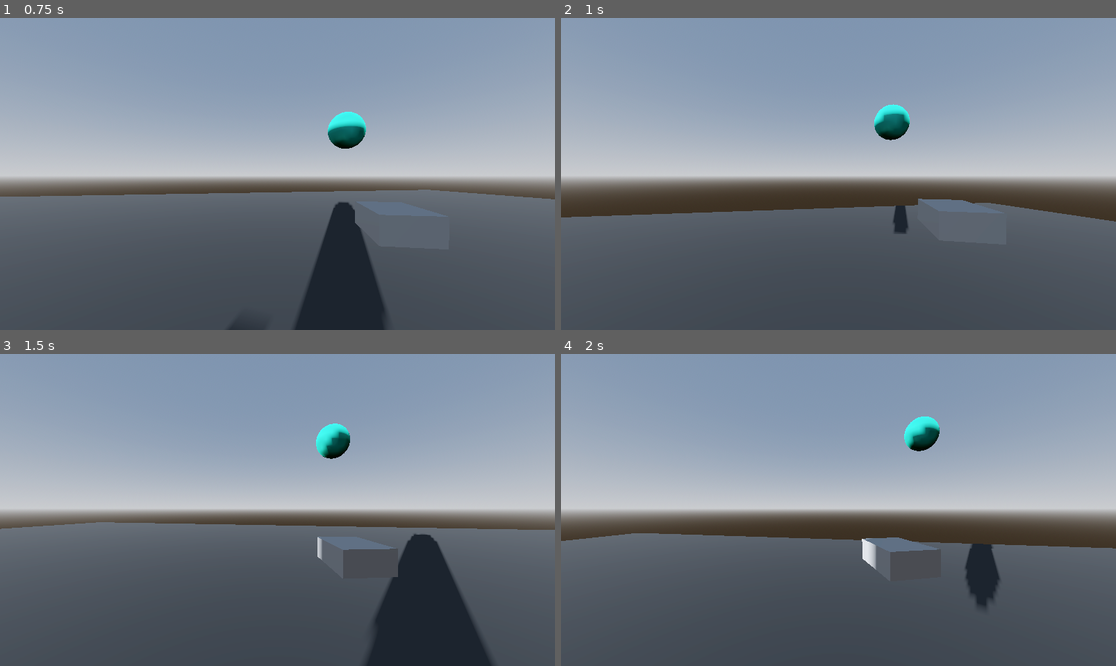
Above: before the commit, frames 1-4 (two rows, left to right).
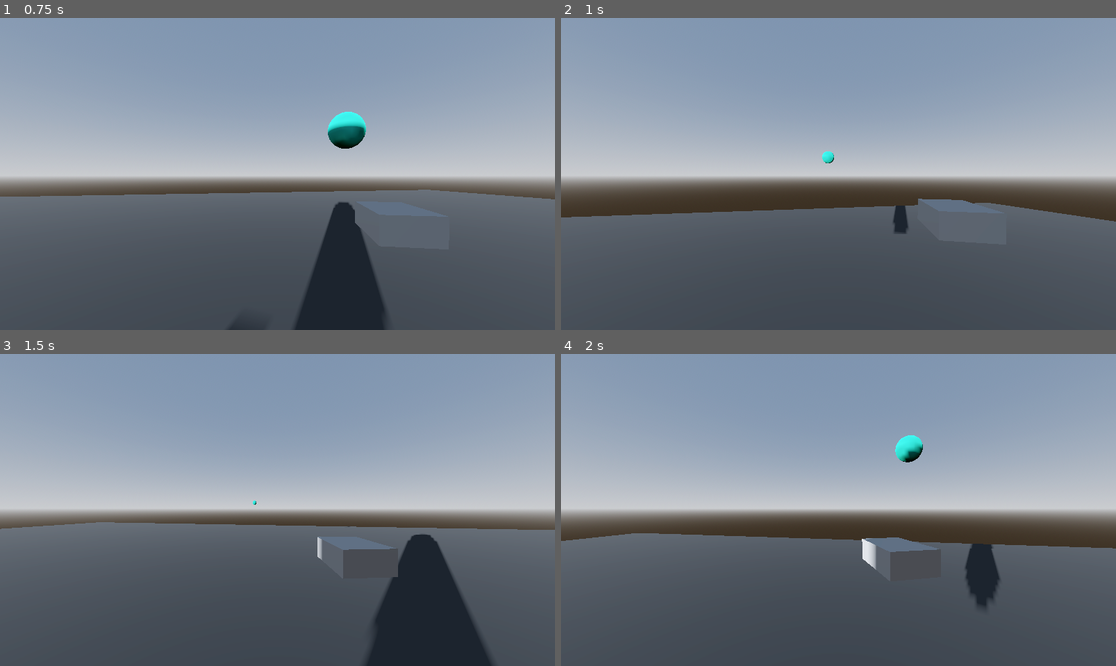
Above: after the commit, the same moments.

Repository: TRI-ADIC/valley-source-code
Game: Godot game, scene res://Scenes/world.tscn
Same seed, same stepped clock (60 frames per second), same inputs: the game is played once before the commit and once after it.
Inputs (mouse positions are in pixels of both pictures, inside the frame that each line leads up to):
- Up to frame 1 (0.75 s): move the mouse to (305, 174) at 0.52 s; hold W (forward) from 0.53 s (still down); right-click (305, 174) at 0.6 s
- Up to frame 2 (1 s): keep holding W (forward); tap Space (jump) at 0.77 s; click (866, 174) at 0.8 s
- Up to frame 3 (1.5 s): keep holding W (forward); move the mouse to (249, 510) at 1.27 s; click (249, 510) at 1.35 s
- Up to frame 4 (2 s): keep holding W (forward); tap Space (jump) at 1.52 s; right-click (810, 510) at 1.55 s

Frame 1 is identical in both runs. In frame 2, 0.6% of the frame differs, in the area x 47-63%, y 27-47%; in frame 3, 0.5%; in frame 4, 0.7%, in the area x 60-69%, y 20-35%.

Commit message:
feat: add first version of spirit send and retrieve functionality

Diff:
--- a/Scenes/world.tscn
+++ b/Scenes/world.tscn
@@ -75,6 +75,9 @@
 transform = Transform3D(0.15, 0, 0, 0, 0.15, 0, 0, 0, 0.15, 0, 0, -0.44535097)
 mesh = SubResource("SphereMesh_go701")
 
+[node name="SendPoint" type="Node3D" parent="AnthroCat/Head/Camera3D" unique_id=1912786574]
+transform = Transform3D(1, 0, 0, 0, 1, 0, 0, 0, 1, 0, 0, -6.022191)
+
 [node name="Environment" type="Node3D" parent="." unique_id=551454675]
 
 [node name="CSGBox3D" type="CSGBox3D" parent="Environment" unique_id=747268470]
--- a/Scripts/spirit.gd
+++ b/Scripts/spirit.gd
@@ -1,6 +1,8 @@
 extends Node3D
 
 @onready var viewmodel = $"."
+@onready var viewmodel_mesh = $MeshInstance3D
+@onready var send_point = $"../SendPoint"
 
 # Delay variables
 const SENSITIVITY = 0.5
@@ -10,14 +12,28 @@
 var mouse_movement = Vector3.ZERO
 var default_rotation
 
+# Send and retrieve variables
+var default_position
+var send_position
+
 # Called when the node enters the scene tree for the first time.
 func _ready() -> void:
 	_float_object_up()
 	default_rotation = viewmodel.rotation
+	default_position = viewmodel_mesh.position
+	send_position = send_point.position
 
 # Called every frame. 'delta' is the elapsed time since the previous frame.
 func _process(delta: float) -> void:
 	_spirit_move_delay(delta)
+
+	if Input.is_action_just_pressed("send"):
+		var tween = create_tween()
+		tween.tween_property(viewmodel_mesh, "position", send_position, 0.5).set_trans(Tween.TRANS_QUAD)
+
+	if Input.is_action_just_pressed("retrieve"):
+		var tween = create_tween()
+		tween.tween_property(viewmodel_mesh, "position", default_position, 0.5).set_trans(Tween.TRANS_QUAD)
 
 func _input(event):
 	if event is InputEventMouseMotion:
